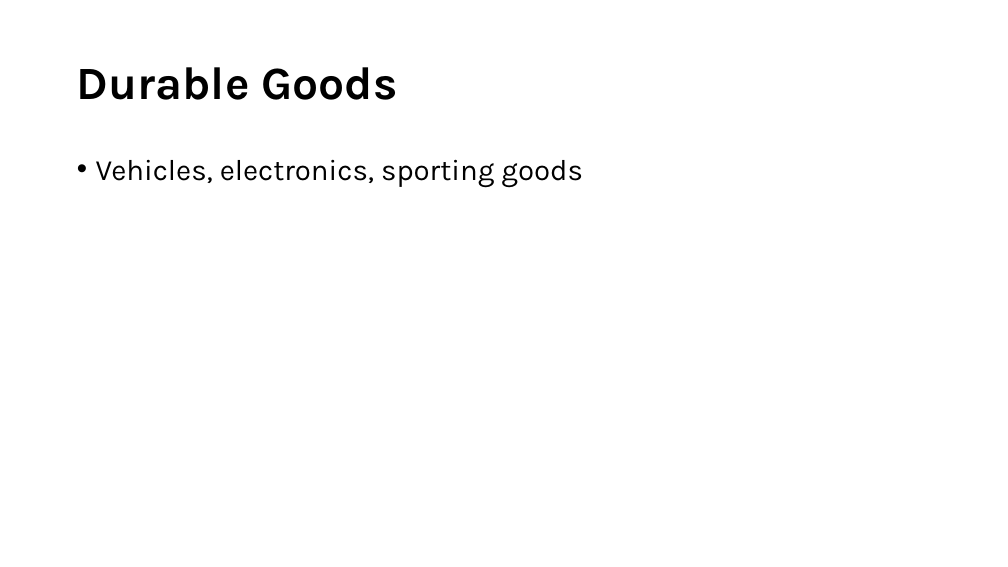
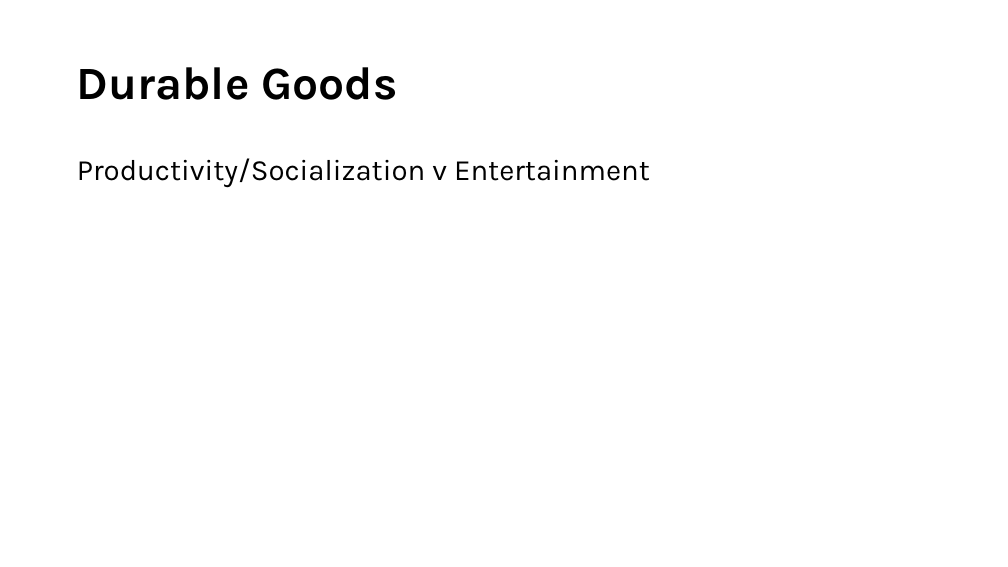
Before and after one commit to staceywai/bootcamp-project, a slide deck: slide 8 of Final Presentation/Bootcamp-Project-1.pptx. Drawn at 1008x567 pixels with LibreOffice and Linux fonts; fonts in the diff are those of the drawing. Boxes give left, top, right and bottom in pixels: in the first picture for what was removed or moved away, otherwise in the second. Text is boxed around its words. In the diff, an @@ line names an element or a change of style, - is before the commit and + after.

```diff
--- a/Final Presentation/Bootcamp-Project-1.pptx
+++ b/Final Presentation/Bootcamp-Project-1.pptx
@@ text at (77,158,650,187): text changed @@
-• Vehicles, electronics, sporting goods
+Productivity/Socialization v Entertainment
```
Also in this commit, not shown: 4 other slides changed, 1 other file.
